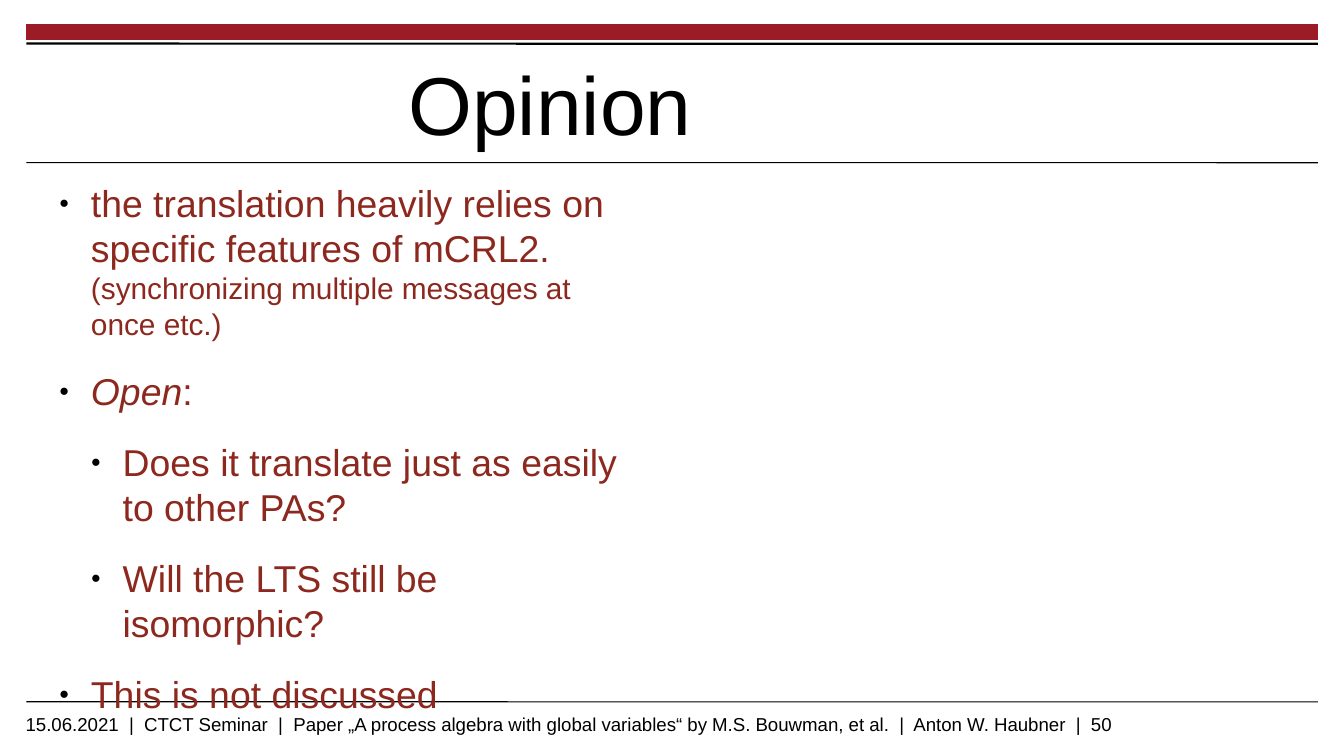
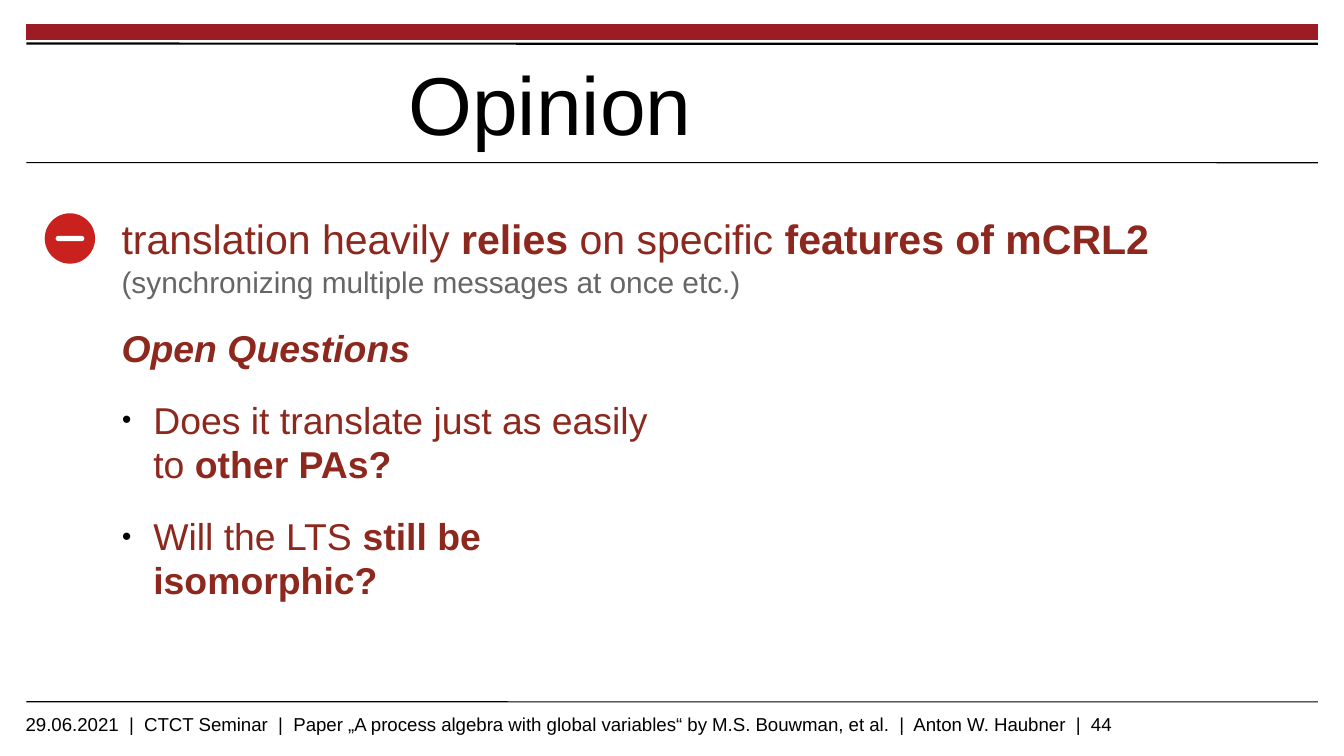
Before and after one commit to ahbnr/Seminar-Presentation-Current-Topics-In-Concurrency-Theory-2021, a slide deck: slide 44 of Presentations/Main Presentation/CTCT_MainPresentation_AntonWHaubner.odp (slide 50 before the commit). Drawn at 1344x756 pixels with LibreOffice and Linux fonts; fonts in the diff are those of the drawing; background and template pictures are left out. Boxes give left, top, right and bottom in pixels: in the first picture for what was removed or moved away, otherwise in the second. Text is boxed around its words. In the diff, an @@ line names an element or a change of style, - is before the commit and + after.

```diff
--- a/Presentations/Main Presentation/CTCT_MainPresentation_AntonWHaubner.odp
+++ b/Presentations/Main Presentation/CTCT_MainPresentation_AntonWHaubner.odp
@@ ellipse added at bbox=[44, 214, 94, 263], fill #C9211E @@
@@ freeform shape added at bbox=[55, 237, 83, 242], fill #FFFFFF @@
@@ text "translation heavily relies on specific ...": place and size @@
-text "translation heavily relies on specific ..." at bbox=[91, 190, 617, 709]
+text "translation heavily relies on specific ..." at bbox=[122, 224, 1149, 602]
@@ text at bbox=[122, 224, 1149, 370]: text changed; size 20 to 22 pt @@
-● the translation heavily relies on
-  specific features of mCRL2.
-  (synchronizing multiple messages at
-  once etc.)
-● Open:
+translation heavily relies on specific features of mCRL2
+(synchronizing multiple messages at once etc.)
+Open Questions
@@ text at bbox=[153, 407, 648, 602]: bold on in "other PAs?", "still be isomorphic?"; list level 2 to 1 in "Does it translate just as ..."; list level 2 to 1 in "Will the LTS still be ..." @@
@@ text at bbox=[91, 681, 438, 709]: paragraph removed @@
-● This is not discussed
@@ text at bbox=[26, 717, 1112, 735]: text changed @@
-15.06.2021 | CTCT Seminar | Paper „A process algebra with global variables“ by M.S. Bouwman, et al. | Anton W. Haubner | 50
+29.06.2021 | CTCT Seminar | Paper „A process algebra with global variables“ by M.S. Bouwman, et al. | Anton W. Haubner | 44
```
Also in this commit, not shown: 26 other slides changed, 6 slides added, 11 slides removed.
